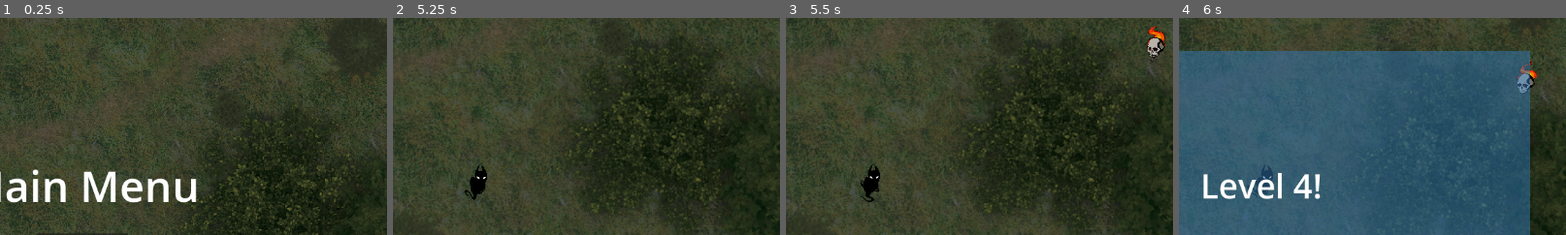
Above: before the commit, frames 1-4 (left to right).
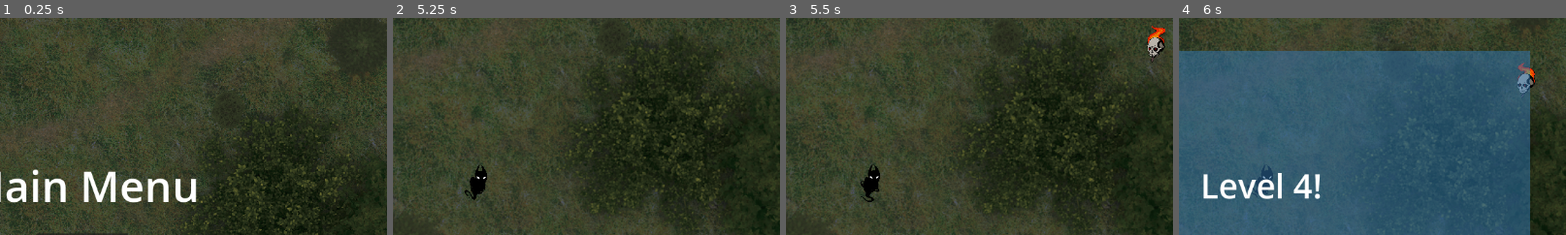
Above: after the commit, the same moments.

Repository: Evanev7/stellub
Game: Godot game, scene res://scenes/main.tscn
Two runs of this game, one before a commit and one after it. Both use one fixed random seed, a clock stepped at 60 frames per second and the inputs below.
Inputs (mouse positions are % of the whole screen's width and height, from its top left):
- Up to frame 1 (0.25 s): no input
- Up to frame 2 (5.25 s): click "Play" at 0.5 s; tap Enter at 1.25, 4.25 s; move the mouse to (72, 45) at 1.27 s; hold D (move_right) 1.28-2 s; hold R 1.28-2 s; click "Shot spread decrease" at 2 s; tap Space at 2.75 s; move the mouse to (30, 55) at 2.77 s; hold S (move_down) 2.78-3.5 s; click (30, 55) at 2.85 s; tap R at 3.05 s; click "Fire rate increase" at 3.5 s; move the mouse to (60, 28) at 4.27 s; hold D (move_right) 4.28-5 s; hold R 4.28-5 s; tap Shift (walk) at 4.35 s; click "Multishot Increase" at 5 s
- Up to frame 3 (5.5 s): no input
- Up to frame 4 (6 s): move the mouse to (45, 70) at 5.77 s; hold W (move_up) from 5.78 s (still down); tap R at 5.85 s
The pictures show only the part of the screen within x 39-89%, y 12-61%; the shares and areas given below are measured in that part.

Frames 1-2 are identical in both runs. In frame 3, 0.3% of the frame differs, in the area x 93-98%, y 3-18%; in frame 4, 0.2%.

Commit message:
cleaning up around the place

Diff:
--- a/resources/bullets/angel_worshipper_bullet.tres
+++ b/resources/bullets/angel_worshipper_bullet.tres
@@ -7,13 +7,13 @@
 script = ExtResource("1_ntmv1")
 source = "angel_worshipper"
 animation = ExtResource("1_apf0g")
-starting_start_range = 0
-starting_lifetime = 20.0
-starting_bullet_range = 1000
-starting_damage = 2
-starting_fire_delay = 20
-starting_multishot = 1
-starting_size = Vector2(1.2, 1.2)
-starting_shot_spread = 0.261799
-starting_shot_inaccuracy = 0.0981748
-starting_shot_speed = 350.0
+start_range = 0
+lifetime = 20.0
+bullet_range = 1000
+damage = 1
+fire_delay = 15
+multishot = 1
+size = Vector2(1, 1)
+shot_spread = 0.261799
+shot_inaccuracy = 0.0981748
+shot_speed = 400.0
--- a/resources/enemy/angel_crusader.tres
+++ b/resources/enemy/angel_crusader.tres
@@ -20,3 +20,4 @@
 HITBOX = ExtResource("3_cxyca")
 HURTBOX = ExtResource("3_cxyca")
 COLLIDER = ExtResource("2_odh6b")
+SPAWN_RATE = 0.0
--- a/resources/enemy/angel_warrior.tres
+++ b/resources/enemy/angel_warrior.tres
@@ -21,3 +21,4 @@
 HITBOX = ExtResource("3_bi2a7")
 HURTBOX = ExtResource("4_631ma")
 COLLIDER = ExtResource("2_klo7w")
+SPAWN_RATE = 0.0
--- a/resources/enemy/angel_worshipper.tres
+++ b/resources/enemy/angel_worshipper.tres
@@ -22,3 +22,4 @@
 HURTBOX = ExtResource("3_7orl6")
 COLLIDER = ExtResource("2_elxt0")
 BULLET = ExtResource("2_6537s")
+SPAWN_RATE = 0.0
--- a/resources/enemy/demon_skeleton.tres
+++ b/resources/enemy/demon_skeleton.tres
@@ -20,3 +20,4 @@
 HITBOX = ExtResource("3_yanws")
 HURTBOX = ExtResource("3_yanws")
 COLLIDER = ExtResource("2_ms3en")
+SPAWN_RATE = 0.0
--- a/scenes/player.tscn
+++ b/scenes/player.tscn
@@ -118,7 +118,7 @@
 [node name="AnimatedSprite2D" type="AnimatedSprite2D" parent="."]
 scale = Vector2(0.05, 0.05)
 sprite_frames = SubResource("SpriteFrames_whc3w")
-animation = &"level 0"
+animation = &"level 4"
 
 [node name="CollisionShape2D" type="CollisionShape2D" parent="."]
 scale = Vector2(0.6, 0.6)
--- a/scripts/bullet_resource.gd
+++ b/scripts/bullet_resource.gd
@@ -40,7 +40,7 @@
 @export var damage: int = 1
 @export var fire_delay: int = 15
 @export var multishot: int = 1
-@export var size:= Vector2(1, 1)
+@export var size: Vector2 = Vector2(1, 1)
 @export var shot_spread: float =  PI/12
 @export var shot_inaccuracy: float = PI/32
 @export var shot_speed: float = 400
--- a/scripts/enemy.gd
+++ b/scripts/enemy.gd
@@ -3,42 +3,28 @@
 signal fire_bullet(bullet: BulletResource)
 signal spawn
 
+var resource: EnemyResource
 @onready var sprite = $AnimatedSprite2D
-@onready var health : int
-@onready var damage : int
-@onready var value : int
-@onready var speed : int
-@onready var unique_scale : Vector2
-@onready var flipped : bool
-@onready var resource : EnemyResource
+@onready var health: int = resource.MAX_HP
+@onready var damage: int = resource.DAMAGE
+@onready var value: int = resource.VALUE
+@onready var speed: int = resource.SPEED
+@onready var bullet: BulletResource = resource.BULLET
+@onready var unique_scale: Vector2
+@onready var flipped: bool = resource.FLIP_H
+@onready var floating: bool = resource.FLOATING
+@onready var default_angle: float = self.rotation
+@onready var default_scale: Vector2 = get_scale()
 
-var animation_delay
-var default_scale
-var mode
-var default_angle
-var floating
-var fire_delay
+
 var _fire_timer: int = 0
-var bullet
 var spawn_time: float
 
 func _ready():
-	# we shouldn't need any of these, the resource can be more than a list of default constants
 	name = resource.NAME
-	health = resource.MAX_HP
-	damage = resource.DAMAGE
-	value = resource.VALUE
-	speed = resource.SPEED
-	flipped = resource.FLIP_H
-	floating = resource.FLOATING
-	bullet = resource.BULLET
-
-	# these are fine
+	scale = resource.SCALE
 	sprite.sprite_frames = resource.ANIMATION
 	sprite.flip_h = flipped
-	default_angle = self.rotation_degrees
-	scale = resource.SCALE
-	default_scale = get_scale()
 	$CollisionShape2D.shape = resource.COLLIDER
 	$CollisionShape2D.rotation = resource.COLLISION_ROTATION
 	$Hitbox/CollisionShape2D.shape = resource.HITBOX
@@ -47,23 +33,24 @@
 	$Hurtbox/CollisionShape2D.rotation = resource.COLLISION_ROTATION
 
 
-	# Select mob texture variants for later (This code is functional just unnecessary)
-	var variants = $AnimatedSprite2D.sprite_frames.get_animation_names()
-	mode = variants[randi() % variants.size()]
-	animation_delay = randi_range(0,10)
+	# Select mob texture variants (This code is functional just unnecessary since no enemies have variants)
+	var variants = sprite.sprite_frames.get_animation_names()
+	var mode = variants[randi() % variants.size()]
+	sprite.frame_progress = randf()
+	sprite.play(mode)
 
 	add_to_group("enemy")
 	sway()
 
-func sway() -> void:
+func sway():
 	var tween: Tween = create_tween()
 	if floating:
 		tween.tween_property(sprite, "position", Vector2(sprite.position.x, sprite.position.y + 2/default_scale.length()), 0.4).set_ease(Tween.EASE_IN)
 		tween.tween_property(sprite, "position", Vector2(sprite.position.x, sprite.position.y - 2/default_scale.length()), 0.4).set_ease(Tween.EASE_OUT)
 		tween.tween_callback(sway)
 	else:
-		tween.tween_property(self, "rotation_degrees", default_angle + 2/default_scale.length(), 0.4).set_ease(Tween.EASE_IN)
-		tween.tween_property(self, "rotation_degrees", default_angle - 2/default_scale.length(), 0.4).set_ease(Tween.EASE_OUT)
+		tween.tween_property(self, "rotation", default_angle + 0.03/default_scale.length(), 0.4).set_ease(Tween.EASE_IN)
+		tween.tween_property(self, "rotation", default_angle - 0.03/default_scale.length(), 0.4).set_ease(Tween.EASE_OUT)
 		tween.tween_callback(sway)
 
 
@@ -78,18 +65,7 @@
 
 	if health <= 0:
 		queue_free()
-		GameState.player.hit(value)
-
-	if animation_delay < 0:
-		pass
-	elif animation_delay > 0:
-		animation_delay -= 1
-	elif animation_delay == 0:
-		$AnimatedSprite2D.play(mode)
-		animation_delay -= 1
-
-	if $Hurtbox.overlaps_body(GameState.player):
-		GameState.player.hurt(self)
+		GameState.player.on_enemy_killed(value)
 
 	if bullet != null:
 		if player_direction.length() > 500:
--- a/scripts/main.gd
+++ b/scripts/main.gd
@@ -57,7 +57,6 @@
 func start_game():
 	$StartTimer.start()
 	$Player.start($Marker2D.position)
-	$Player.screen_size = $TextureRect.get_size()
 	$SpawnTimer.set_wait_time(2.0)
 	$HUD.show_message("All Hell Breaks Loose")
 	$HUD.show_health(GameState.player.hp)
@@ -93,7 +92,7 @@
 	$HUD.game_over()
 
 func _on_hud_start_game():
-	start_game() # Replace with function body.
+	start_game()
 
 
 func _on_player_taken_damage():
@@ -103,19 +102,19 @@
 func _on_player_enemy_killed():
 	$HUD.show_score(GameState.player.score)
 
+
 func _on_player_level_up(current_level):
 	open_upgrade_hud()
 	$upgradeHUD.show_level(GameState.player.current_level)
+
 
 func _on_upgrade_hud_upgrade_1_pressed():
 	GameState.player.bullet.multishot += 1
 	close_upgrade_hud()
 
-
 func _on_upgrade_hud_upgrade_2_pressed():
 	GameState.player.bullet.shot_spread /= 1.2
 	close_upgrade_hud()
-
 
 func _on_upgrade_hud_upgrade_3_pressed():
 	GameState.player.bullet.fire_delay /= 1.2
--- a/scripts/player.gd
+++ b/scripts/player.gd
@@ -13,7 +13,6 @@
 
 @export var bullet: BulletResource
 
-var screen_size: Vector2i
 var level_threshold = [10, 20, 30, 50, 80, 130, 210, 340, 550, 999]
 var level_cap = []
 var current_level
@@ -34,8 +33,6 @@
 func _ready():
 	GameState.player = self
 	default_scale = self.scale
-	if not screen_size:
-		screen_size = get_viewport_rect().size
 	hide()
 	set_physics_process(false)
 
@@ -47,7 +44,7 @@
 	##Debug ###############################
 
 	if Input.is_key_pressed(KEY_R): ## Increase score by 10
-		hit(10)
+		on_enemy_killed(10)
 
 	#######################################
 
@@ -112,6 +109,7 @@
 	hp_max = STARTING_HP_MAX
 	current_animation = "level 0"
 
+
 func hurt(body):
 	hp -= body.damage
 	taken_damage.emit()
@@ -122,22 +120,27 @@
 		$Camera2D.set_deferred("enabled", false)
 		player_death.emit()
 
-func hit(value):
+
+func on_enemy_killed(value):
 	score += value
-	var index = 0
-	for i in level_threshold:
-		index += 1
-		if score >= i:
-			for j in level_cap:
-				if index <= current_level:
-					break
-				if score < j:
-					current_level = index
-					on_level_up(current_level)
 	enemy_killed.emit()
 
-func on_level_up(level):
-	level_up.emit(level)
+
+	if current_level < 10 and score >= level_threshold[current_level]:
+		current_level += 1
+		level_up.emit(current_level)
+
+	# I really don't undestand this code, can you tell me what's preventing us from using above?
+#	var index = 0
+#	for i in level_threshold:
+#		index += 1
+#		if score >= i:
+#			for j in level_cap:
+#				if index <= current_level:
+#					break
+#				if score < j:
+#					current_level = index
+#					level_up.emit(current_level)
 
 
 func process_hurtbox(area):
